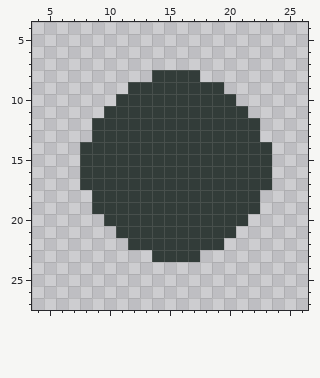
Pixel-art file: sprites/shifter_knob.aseprite. Above is the file before it was changed.
32x32 pixels, 1 frame. Shown: x 4..26, y 4..27.
The result:
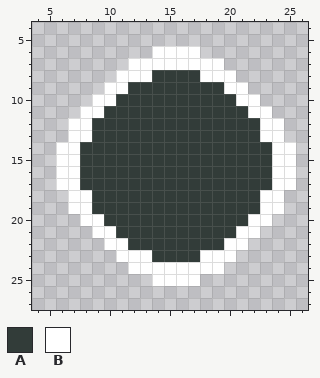
Palette (. is transparent): A #323c39  B #ffffff
Change:
There is now colour B in row 6 at x 14 to 17; in row 7 at x 12 to 19; in row 8 at x 11 to 13 and 18 to 20; in row 9 at x 10 to 11 and 20 to 21; in row 10 at x 9 to 10 and 21 to 22; in row 11 at x 8 to 9 and 22 to 23.
There is now colour B in rows 12 to 13 at x 7 to 8 and 23 to 24; in rows 14 to 17 at x 6 to 7 and 24 to 25; in rows 18 to 19 at x 7 to 8 and 23 to 24; in row 20 at x 8 to 9 and 22 to 23; in row 21 at x 9 to 10 and 21 to 22; in row 22 at x 10 to 11 and 20 to 21.
There is now colour B in row 23 at x 11 to 13 and 18 to 20; in row 24 at x 12 to 19; in row 25 at x 14 to 17.
Boxes around the changes in both pictures, in picture pixels (x1, y1, x2, y2):
added: (56, 46, 296, 286)
